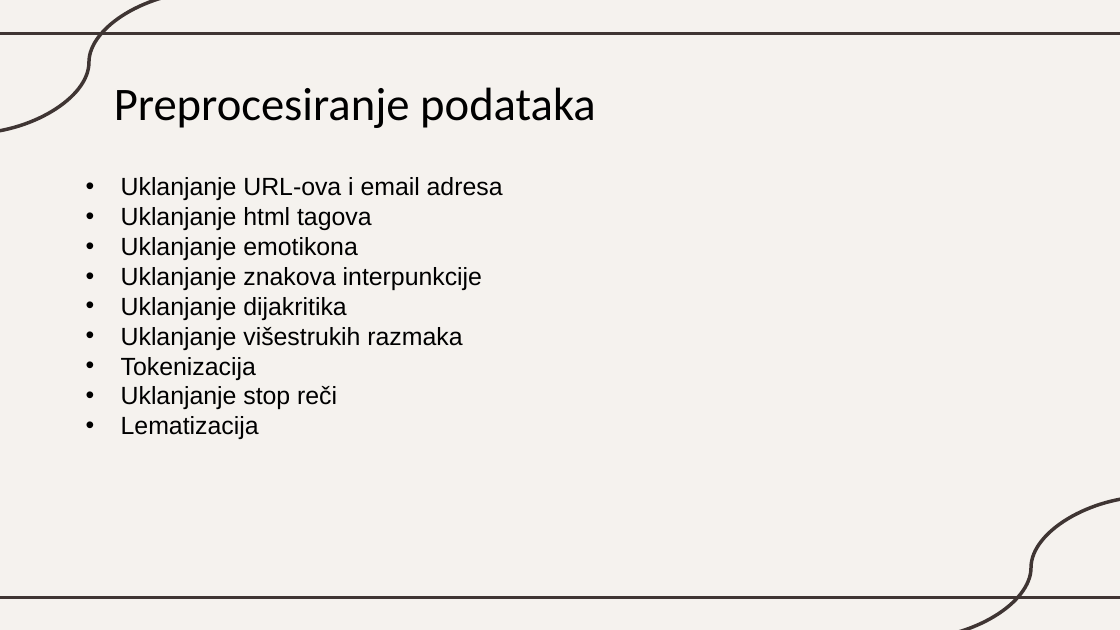
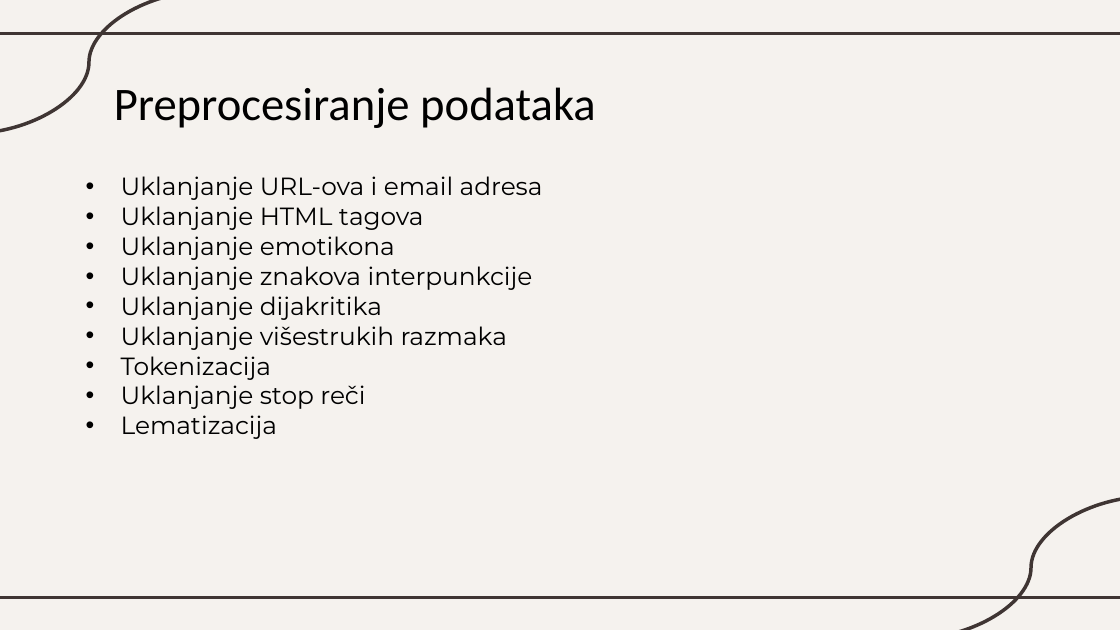
Before and after one commit to katarinaast/Text-data-augmentation, a slide deck: slide 27 of Augmentacija_PDF.pptx. Drawn at 1120x630 pixels with LibreOffice and Linux fonts; fonts in the diff are those of the drawing. Boxes give left, top, right and bottom in pixels: in the first picture for what was removed or moved away, otherwise in the second. Text is boxed around its words. In the diff, an @@ line names an element or a change of style, - is before the commit and + after.

```diff
--- a/Augmentacija_PDF.pptx
+++ b/Augmentacija_PDF.pptx
@@ text at (121,176,543,439): font Arial to Montserrat in "Uklanjanje URL-ova i email adresa", "Uklanjanje emotikona", "Uklanjanje znakova interpunkcije", "Uklanjanje dijakritika" and 4 more places @@
@@ text at (121,206,424,230): text changed; font Arial to Montserrat @@
-• Uklanjanje html tagova
+• Uklanjanje HTML tagova
```
Also in this commit, not shown: 21 other slides changed, 1 other file.
